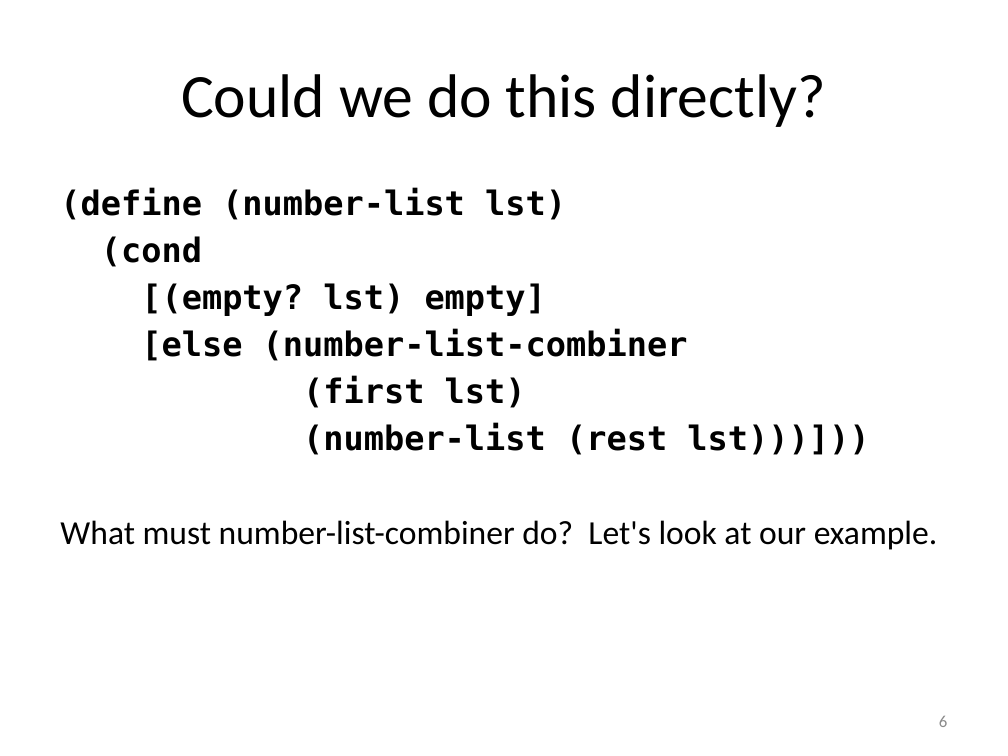
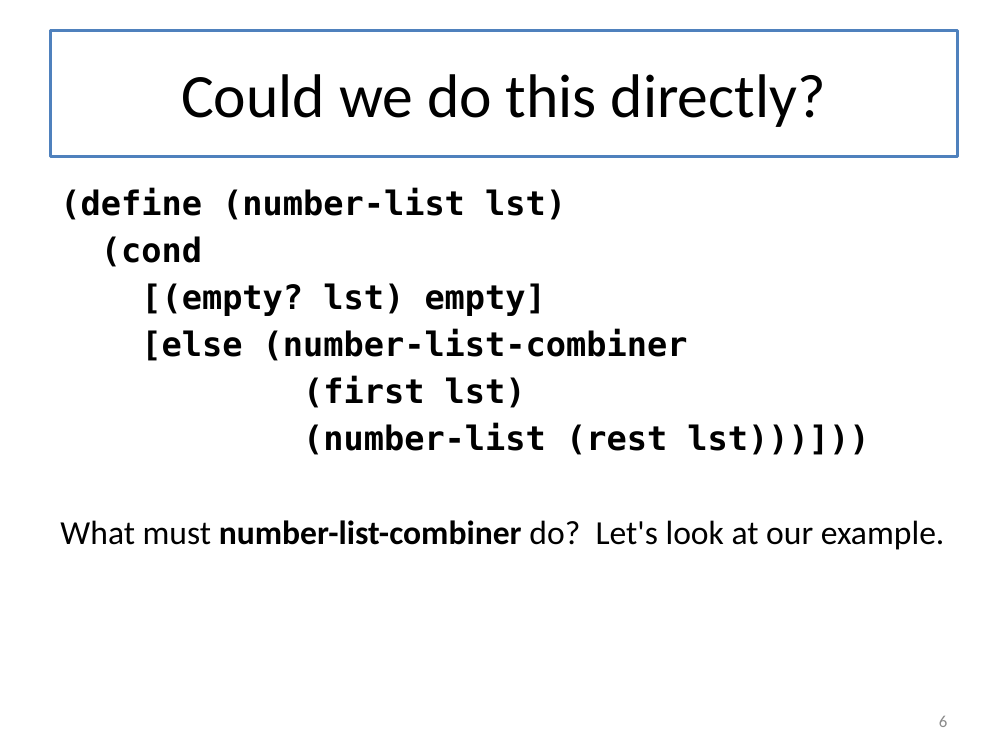
Before and after one commit to mwand/cs5010f16, a slide deck: slide 6 of Slides/Lesson 7.6 Context Arguments and Performance.pptx. Drawn at 1008x756 pixels with LibreOffice and Linux fonts; fonts in the diff are those of the drawing. Boxes give left, top, right and bottom in pixels: in the first picture for what was removed or moved away, otherwise in the second. Text is boxed around its words. In the diff, an @@ line names an element or a change of style, - is before the commit and + after.

```diff
--- a/Slides/Lesson 7.6 Context Arguments and Performance.pptx
+++ b/Slides/Lesson 7.6 Context Arguments and Performance.pptx
@@ title "Could we do this directly?": place and size @@
-title "Could we do this directly?" at [181,74,826,127]
+title "Could we do this directly?" at [50,30,958,156]
@@ title "Could we do this directly?" at [50,30,958,156]: fill none to #FFFFFF; outline none to #4F81BD 2.25 pt @@
@@ text at [60,520,945,550]: bold on in "number-list-combiner" @@
```
Also in this commit, not shown: 15 other slides changed, 2 slides added, 29 other files.
